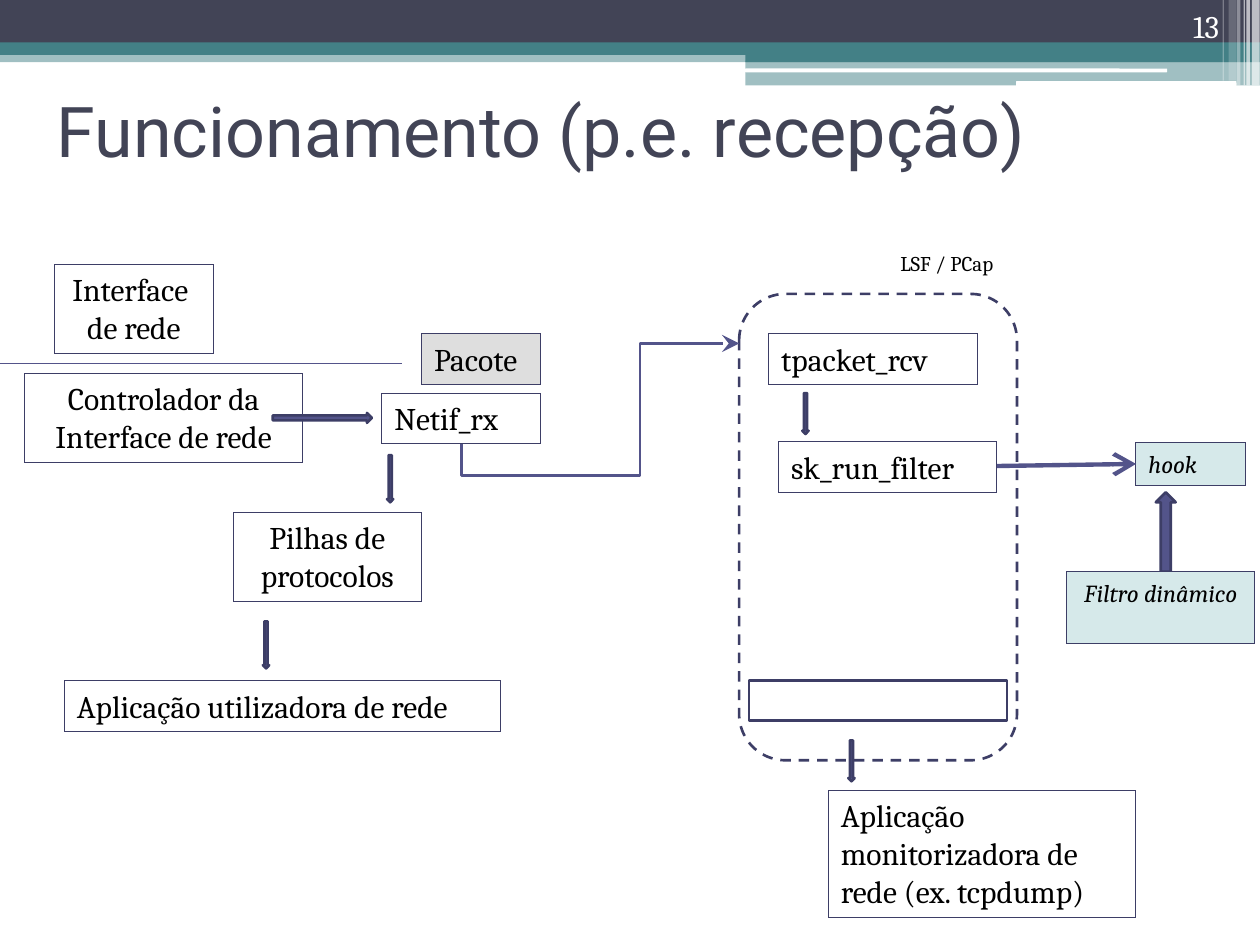
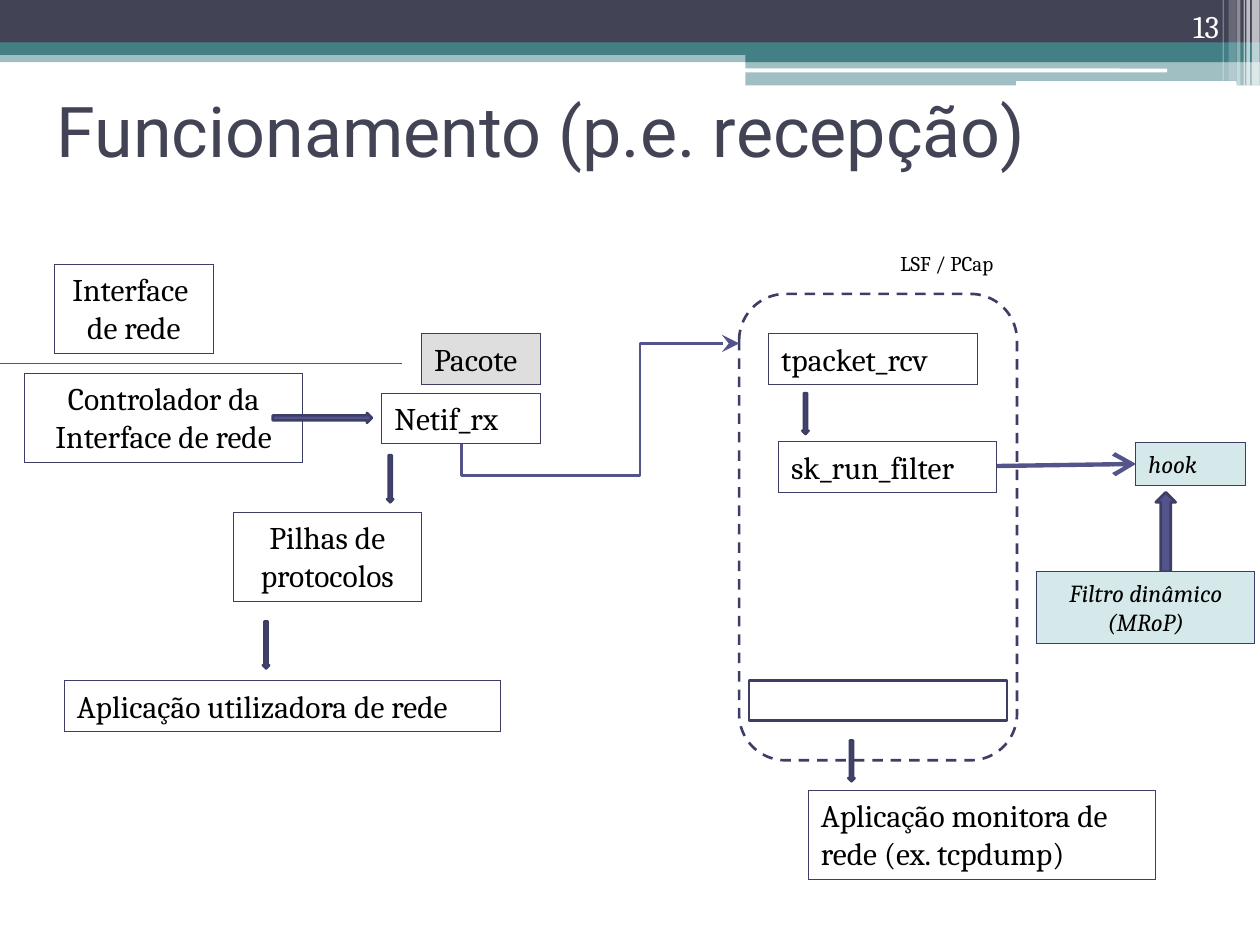
Before and after one commit to nunogmartins/cap_dissertation, a slide deck: slide 13 of doc/apresentacao_dissertacao.pptx. Drawn at 1260x945 pixels with LibreOffice and Linux fonts; fonts in the diff are those of the drawing. Boxes give left, top, right and bottom in pixels: in the first picture for what was removed or moved away, otherwise in the second. Text is boxed around its words. In the diff, an @@ line names an element or a change of style, - is before the commit and + after.

```diff
--- a/doc/apresentacao_dissertacao.pptx
+++ b/doc/apresentacao_dissertacao.pptx
@@ rectangle "Filtro dinâmico (MRoP)": place and size @@
-rectangle "Filtro dinâmico (MRoP)" at (1066,572,1255,644)
+rectangle "Filtro dinâmico (MRoP)" at (1037,572,1255,644)
@@ text in rectangle at (1069,585,1222,635): text changed @@
-Filtro dinâmico
+Filtro dinâmico (MRoP)
@@ rectangle "Aplicação monitora de rede (ex. ...": place and size @@
-rectangle "Aplicação monitora de rede (ex. ..." at (828,790,1135,917)
+rectangle "Aplicação monitora de rede (ex. ..." at (809,790,1157,879)
@@ text in rectangle at (821,805,1107,872): text changed @@
-Aplicação monitorizadora de rede (ex. tcpdump)
+Aplicação monitora de rede (ex. tcpdump)
```
Also in this commit, not shown: 16 other slides changed.
